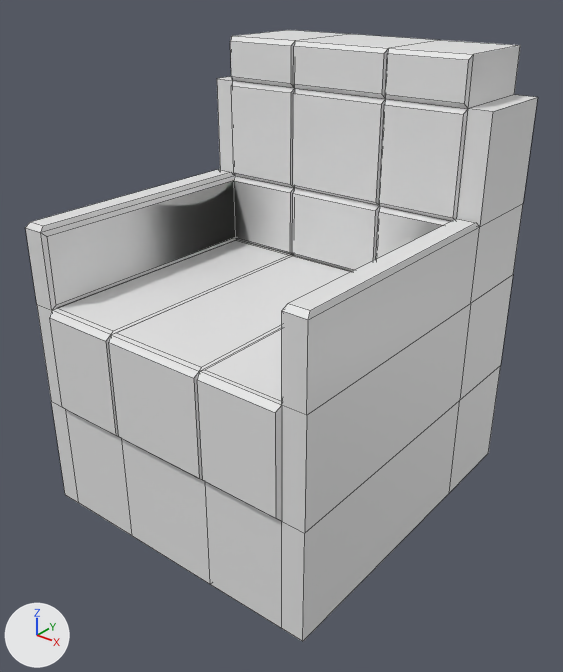
Before and after pictures for a commit that changed the FBX model Assets/Models/Salon/salon_sillon.fbx.
Before and after are seen from a 50 mm lens placed at (1.003, -1.263, 1.165), pointed at (0.024, -0.039, 0.406). Lighting does not change. The marker at lower left points along +X, +Y and +Z. Mesh edges are drawn as thin lines. Where no turn or scale is listed for an object, it has been applied to the vertices. Vertices at the same position are counted once.

Names of what the first picture shows: 'sillon'.
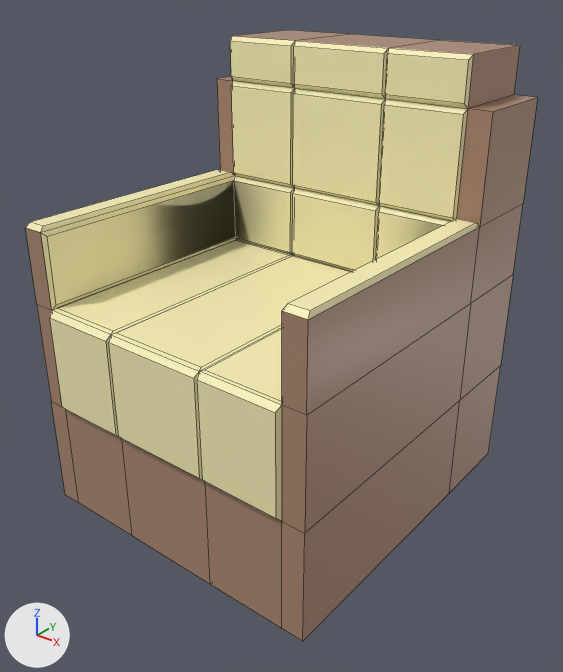
Diff of the bpy script that builds the scene:
```diff
--- a/Assets/Models/Salon/salon_sillon.fbx.py
+++ b/Assets/Models/Salon/salon_sillon.fbx.py
@@ mat_mat_001 @@
+mat_mat_001 = principled_material('Mat.001')
+mat_mat_001.base_color = (0.41, 0.246, 0.164)  # beige #ac8871
+mat_mat_001.roughness = 0.434
@@ mat_mat @@
+mat_mat = principled_material('Mat')
+mat_mat.base_color = (0.95, 0.872, 0.484)  # beige #f9f0b9
+mat_mat.roughness = 0.434
@@ me_mesh @@
 me_mesh.from_pydata(...)  # 158 vertices, 158 faces; spans x -0.36..0.36, y -0.405..0.406, z 0.0..1.0
 # used by ob_sillon; location = (0.0, 0.0, 0.0)
+# me_mesh part 1: 93 of the faces centred in x -0.358..0.358, y -0.405..0.183, z 0.265..0.995 switch from no material to mat_mat (beige #f9f0b9)
+# me_mesh part 2: 37 of the faces centred in x 0.0..0.36, y -0.394..0.406, z 0.0..1.0 switch from no material to mat_mat_001 (beige #ac8871)
+# me_mesh part 3: 28 of the faces centred in x -0.36..-0.214, y -0.394..0.406, z 0.0..1.0 switch from no material to mat_mat_001 (beige #ac8871)
```

Changed parts and their boxes [x1, y1, x2, y2] in the pictures (563 x 672 px):
part 1 of me_mesh, recoloured (grey to beige)
    both: [25, 36, 480, 521]
part 2 of me_mesh, recoloured
    both: [122, 34, 538, 641]
part 3 of me_mesh, recoloured
    both: [26, 30, 346, 536]
